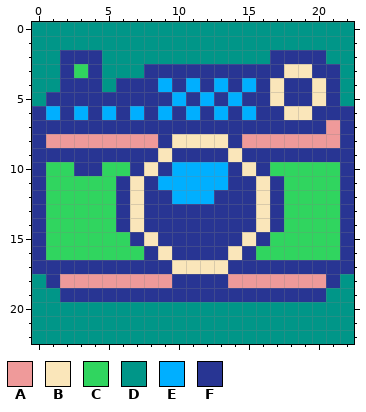
Two versions of one pixel-art sprite, docs/assets/favicon.png. The picture above was drawn from the file before the commit.
The file is 23x23 pixels.
Palette (. is transparent): A #ef9a9a  B #fae6ba  C #30d55f  D #009688  E #00afff  F #283593
Now the later version:
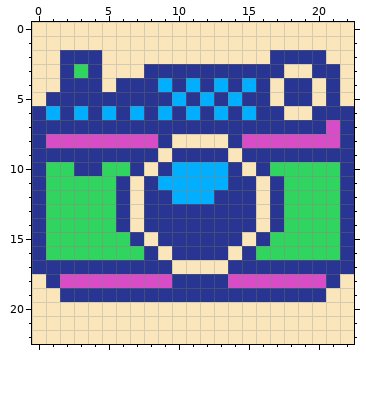
From old to new:
colour A: #ef9a9a -> #d84cc8
y 0..1: x 0..22 DDDDDDDDDDDDDDDDDDDDDDD -> BBBBBBBBBBBBBBBBBBBBBBB
y 2: x 0..1 DD -> BB; x 5..16 DDDDDDDDDDDD -> BBBBBBBBBBBB; x 21..22 DD -> BB
y 3: x 0..1 DD -> BB; x 5..7 DDD -> BBB; x 22 D -> B
y 4: x 0..1 DD -> BB; x 5 D -> B; x 22 D -> B
y 5: x 0 D -> B; x 22 D -> B
y 18: x 0 D -> B; x 22 D -> B
y 19: x 0..1 DD -> BB; x 21..22 DD -> BB
y 20..22: x 0..22 DDDDDDDDDDDDDDDDDDDDDDD -> BBBBBBBBBBBBBBBBBBBBBBB
Pixel boxes of the changes (left, top, right, bottom) in both pictures:
changed: (32, 22, 354, 148)
changed: (32, 274, 354, 344)
